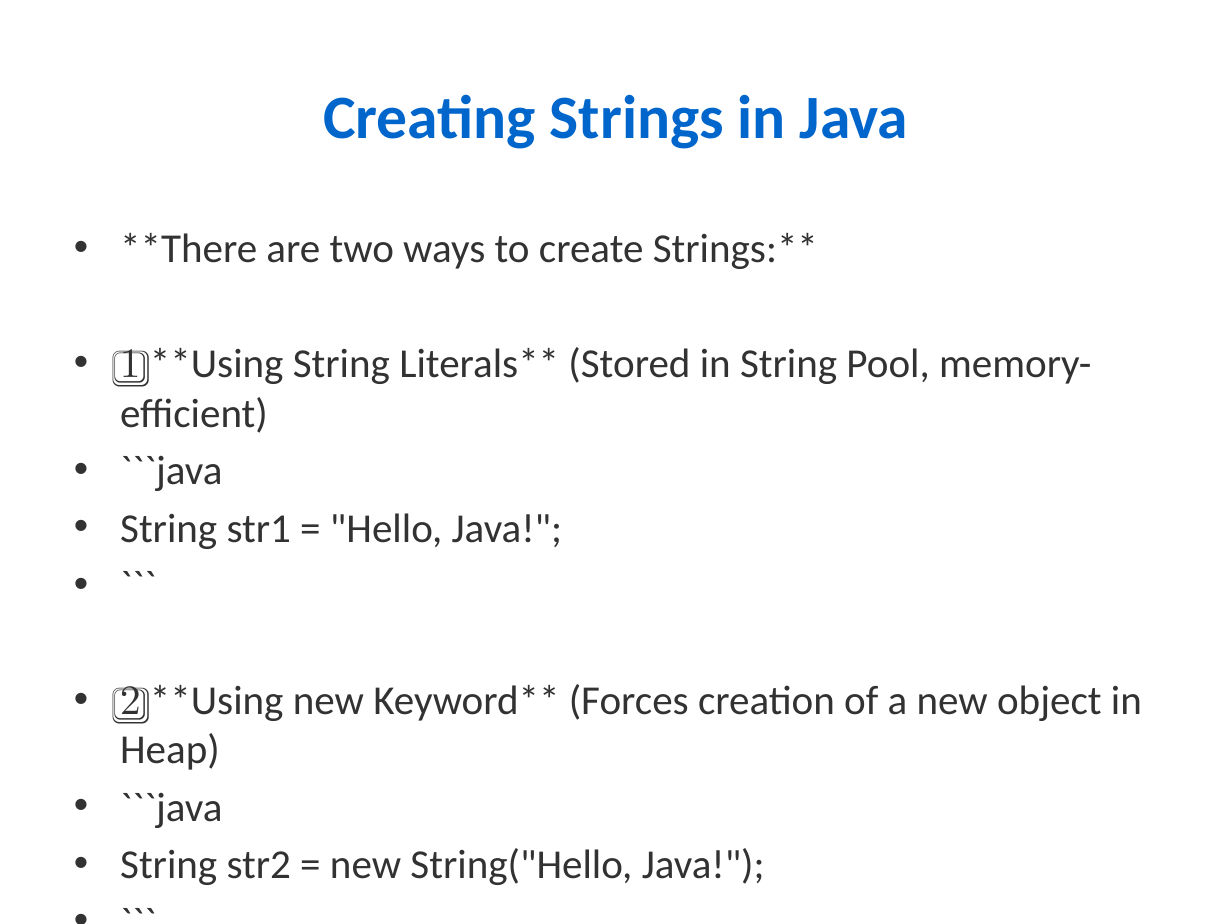
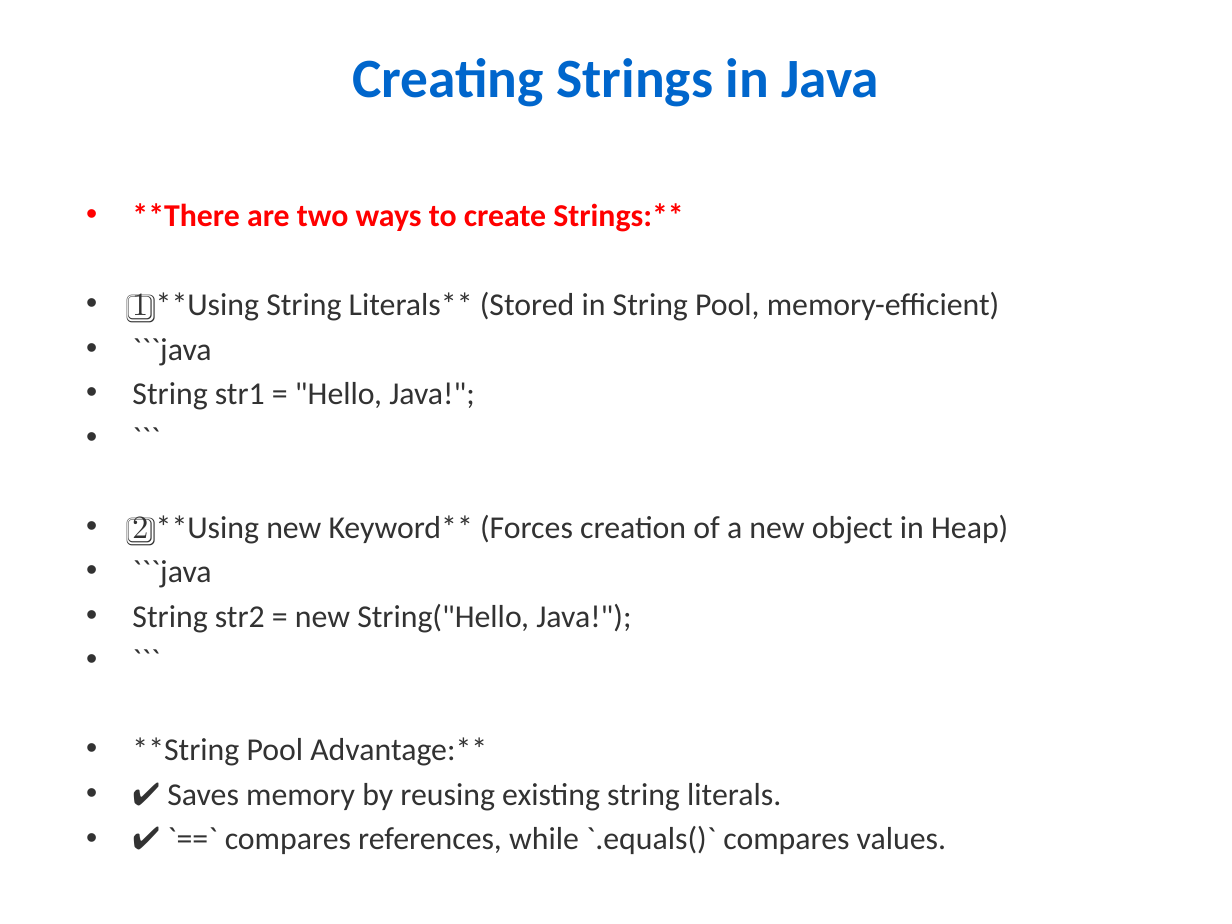
Before and after one commit to maheshawin/LearningContent, a slide deck: slide 16 of Java_Training_Full_Detailed.pptx (slide 23 before the commit). Drawn at 1232x924 pixels with LibreOffice and Linux fonts; fonts in the diff are those of the drawing. Boxes give left, top, right and bottom in pixels: in the first picture for what was removed or moved away, otherwise in the second. Text is boxed around its words. In the diff, an @@ line names an element or a change of style, - is before the commit and + after.

```diff
--- a/Java_Training_Full_Detailed.pptx
+++ b/Java_Training_Full_Detailed.pptx
@@ title "Creating Strings in Java" at [352,58,879,107]: size 36 to 32.4 pt @@
@@ text "**There are two ways to ...": place and size @@
-text "**There are two ways to ..." at [120,233,1142,885]
+text "**There are two ways to ..." at [132,203,1008,854]
@@ text "**There are two ways to ..." at [132,203,1008,854]: size 24 to 18.6 pt; text colour #323232 to #FF0000, bold on in "**There are two ways to create Strings:**"; less space between paragraphs @@
```
Also in this commit, not shown: 5 other slides changed, 6 slides removed.
